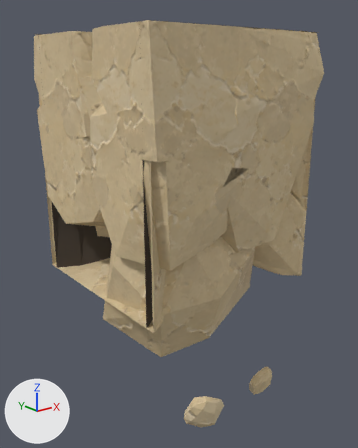
Two versions of the glTF model assets/custom/models/ground_modules/ground_bottom_strip_09.glb, one commit apart.
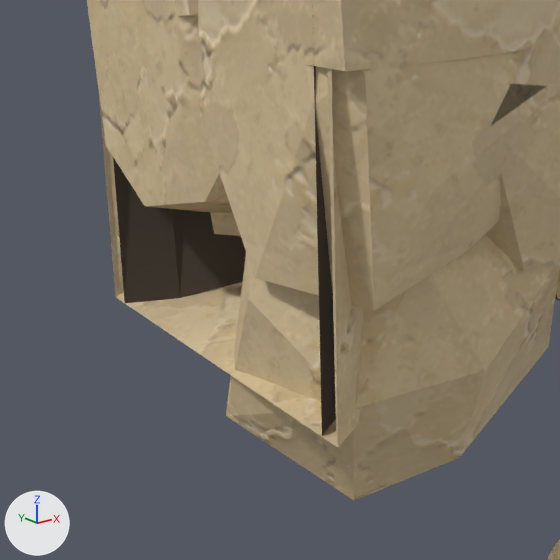
There are two pictures of each version: one whole from a 50 mm camera at (-1.1, -1.55, 0.75) aimed at (0.52, 0.47, -0.06), one close up on the part from 0% to 71% of the width and 29% to 86% of the height. Every picture has the same lights, and +X, +Y and +Z are marked at lower left. The older version's two pictures come first.

Names of what the first close-up shows: 'GroundBottomStrip09_Body'.
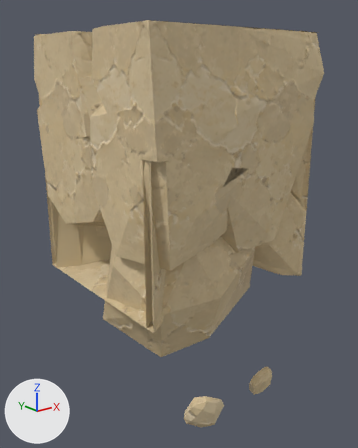
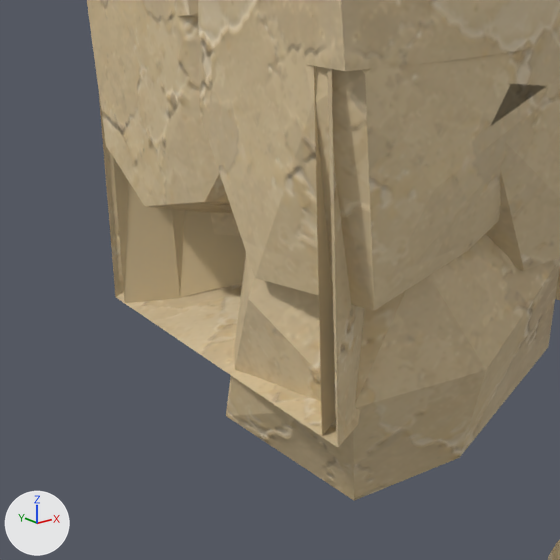
What differs and where, as boxes (x1, y1, x2, y2) in the close-ups (560 x 560 px):
'GroundBottomStrip09_Body', recoloured: (110, 63, 560, 438) in both

The edits, one by one:
Material 'GroundModuleRecess' (mat_groundmodulerecess) changes colour from brown #453c32 to beige #cdb890; in linear values from (0.06, 0.045, 0.032) to (0.61, 0.48, 0.28).
